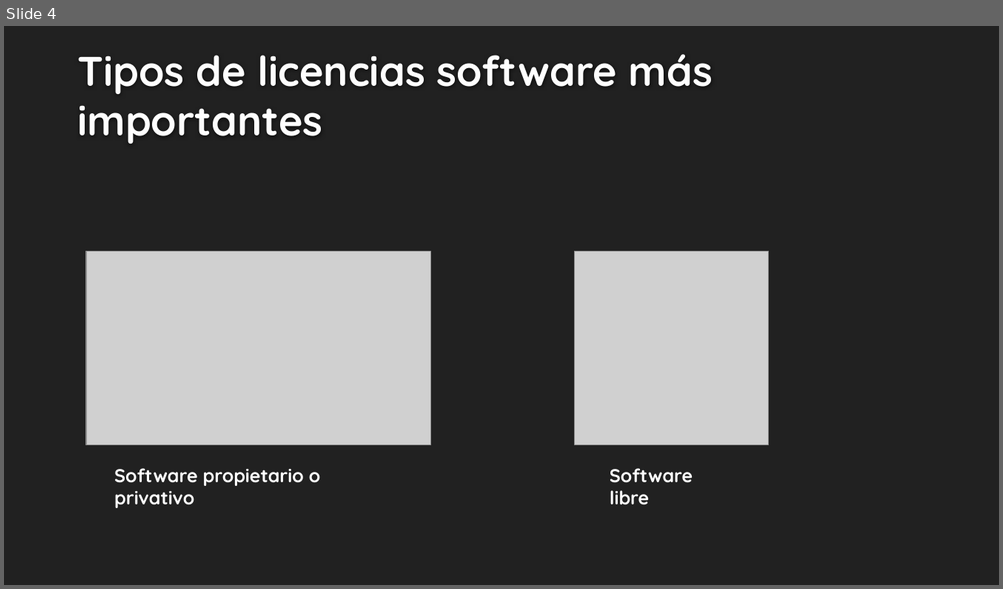
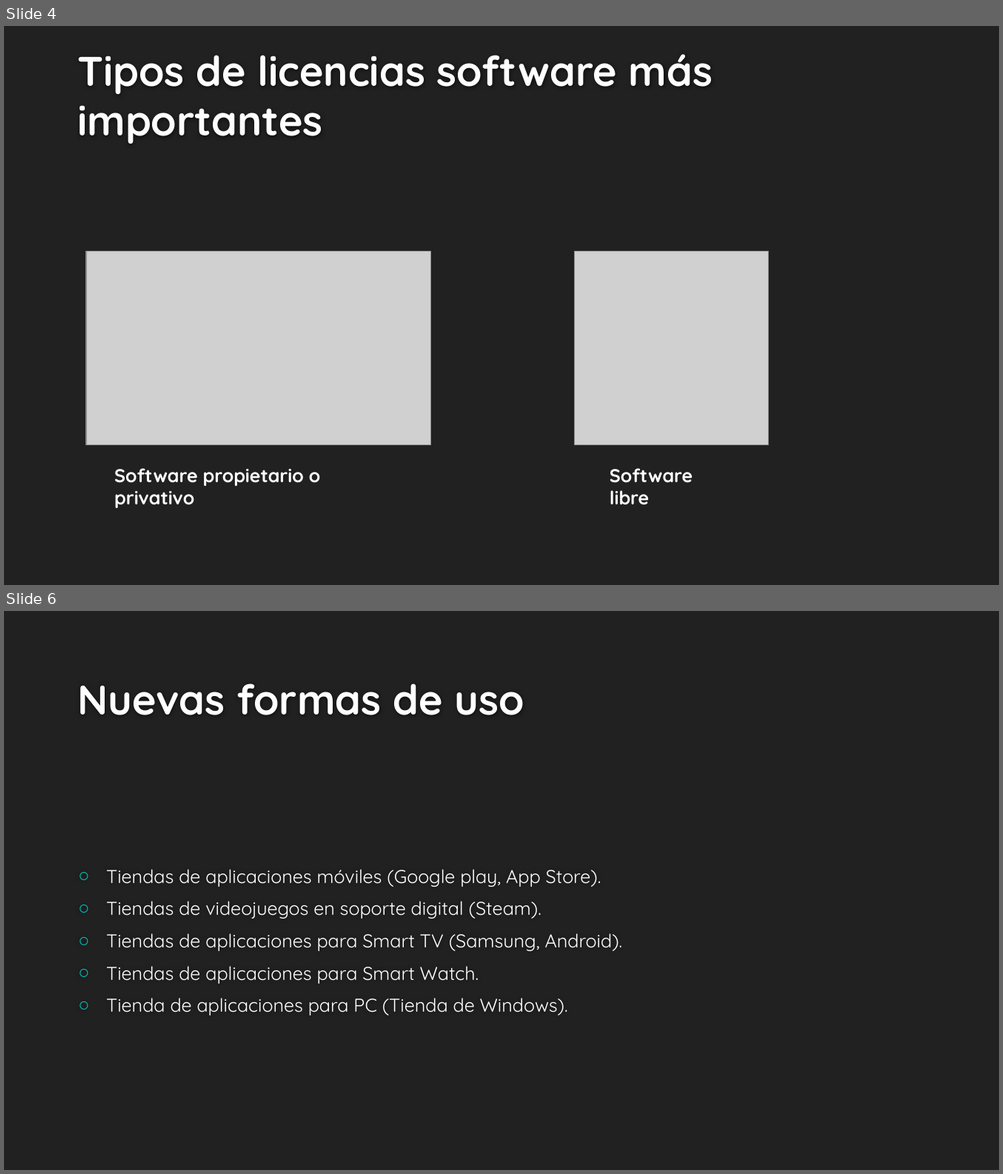
Before and after one commit to ABPMultimediaUA/SchoolApp, a slide deck: PM-TEMA 8 v1.pptx. Shown one above the other, each under a label of ours: slide 4 before the commit, slides 4 and 6 after it; the slides between them are not shown. The pictures are 1003x589 and 1003x1174 pixels, drawn with LibreOffice and Linux fonts; fonts in the diff are those of the drawing; grey boxes stand for pictures; background and template pictures are left out. Boxes give left, top, right and bottom in pixels: in the first picture for what was removed or moved away, otherwise in the second. Text is boxed around its words. In the diff, an @@ line names an element or a change of style, - is before the commit and + after.

Commit message:
He añadido un par de diapositivas incompletas para continuarlas más tarde

```diff
--- a/PM-TEMA 8 v1.pptx
+++ b/PM-TEMA 8 v1.pptx
@@ slide 6 added at [4, 611, 999, 1170], background #212121 @@
@@ title added at [77, 684, 523, 715], 40 pt, text #FEFEFE, bold @@
+Nuevas formas de uso
@@ text added at [106, 869, 623, 1016], 18 pt, text #FFFFFF @@
+○ Tiendas de aplicaciones móviles (Google play, App Store).
+○ Tiendas de videojuegos en soporte digital (Steam).
+○ Tiendas de aplicaciones para Smart TV (Samsung, Android).
+○ Tiendas de aplicaciones para Smart Watch.
+○ Tienda de aplicaciones para PC (Tienda de Windows).
```
Also in this commit, not shown: 1 slide changed.
